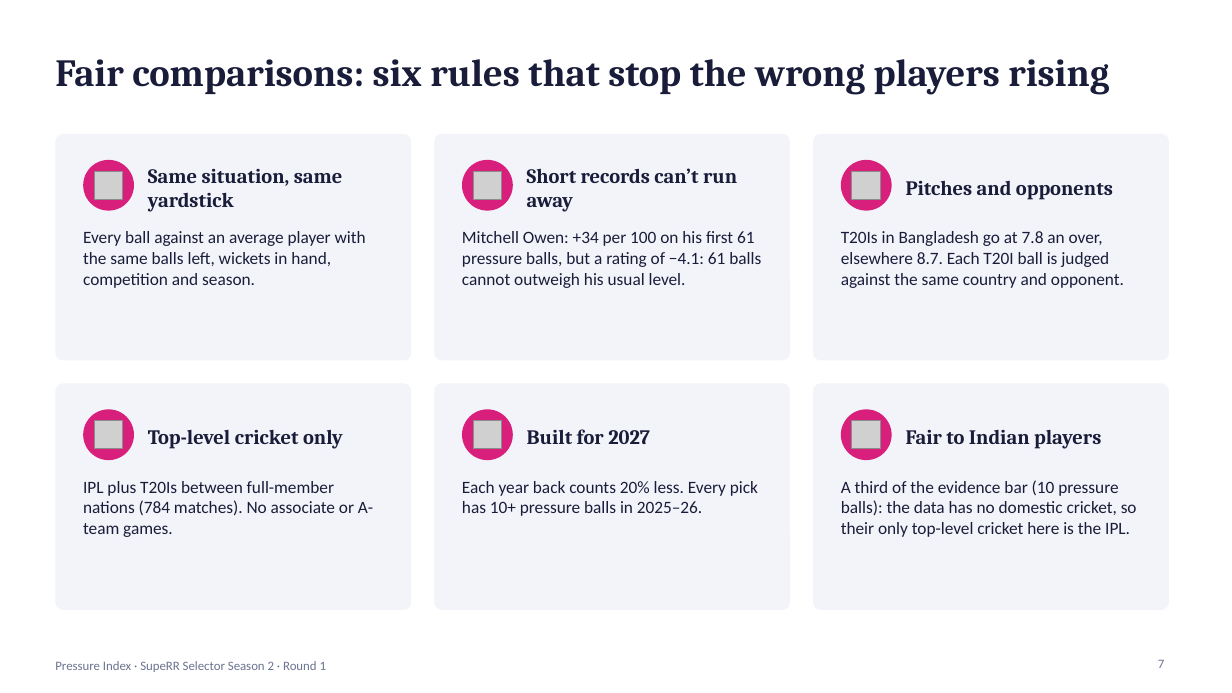
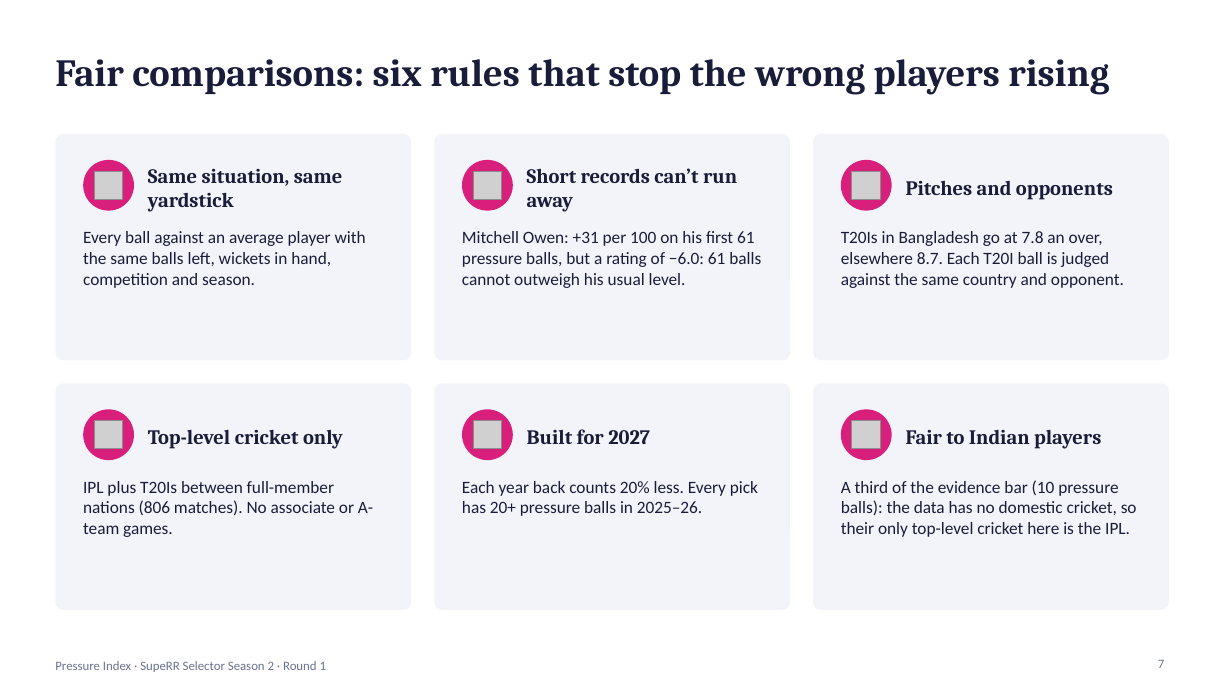
Before and after one commit to AnshBhavsar1654/Pressure-Index, a slide deck: slide 7 of Pressure_Index_RR_2027.pptx. Drawn at 1232x693 pixels with LibreOffice and Linux fonts; fonts in the diff are those of the drawing; grey boxes stand for pictures. Boxes give left, top, right and bottom in pixels: in the first picture for what was removed or moved away, otherwise in the second. Text is boxed around its words. In the diff, an @@ line names an element or a change of style, - is before the commit and + after.

Commit message:
Add 2026 World Cup data and revise player evidence
- Incorporate public Cricsheet World Cup data into rankings and the deck
- Require stronger recent pressure evidence and report retained squad roles

```diff
--- a/Pressure_Index_RR_2027.pptx
+++ b/Pressure_Index_RR_2027.pptx
@@ text at (x1=462, y1=231, x2=761, y2=288): text changed @@
-Mitchell Owen: +34 per 100 on his first 61 pressure balls, but a rating of −4.1: 61 balls cannot outweigh his usual level.
+Mitchell Owen: +31 per 100 on his first 61 pressure balls, but a rating of −6.0: 61 balls cannot outweigh his usual level.
@@ text at (x1=83, y1=481, x2=373, y2=537): text changed @@
-IPL plus T20Is between full-member nations (784 matches). No associate or A-team games.
+IPL plus T20Is between full-member nations (806 matches). No associate or A-team games.
@@ text at (x1=462, y1=481, x2=758, y2=516): text changed @@
-Each year back counts 20% less. Every pick has 10+ pressure balls in 2025–26.
+Each year back counts 20% less. Every pick has 20+ pressure balls in 2025–26.
```
Also in this commit, not shown: 13 other slides changed, 1 slide removed, 23 other files.
